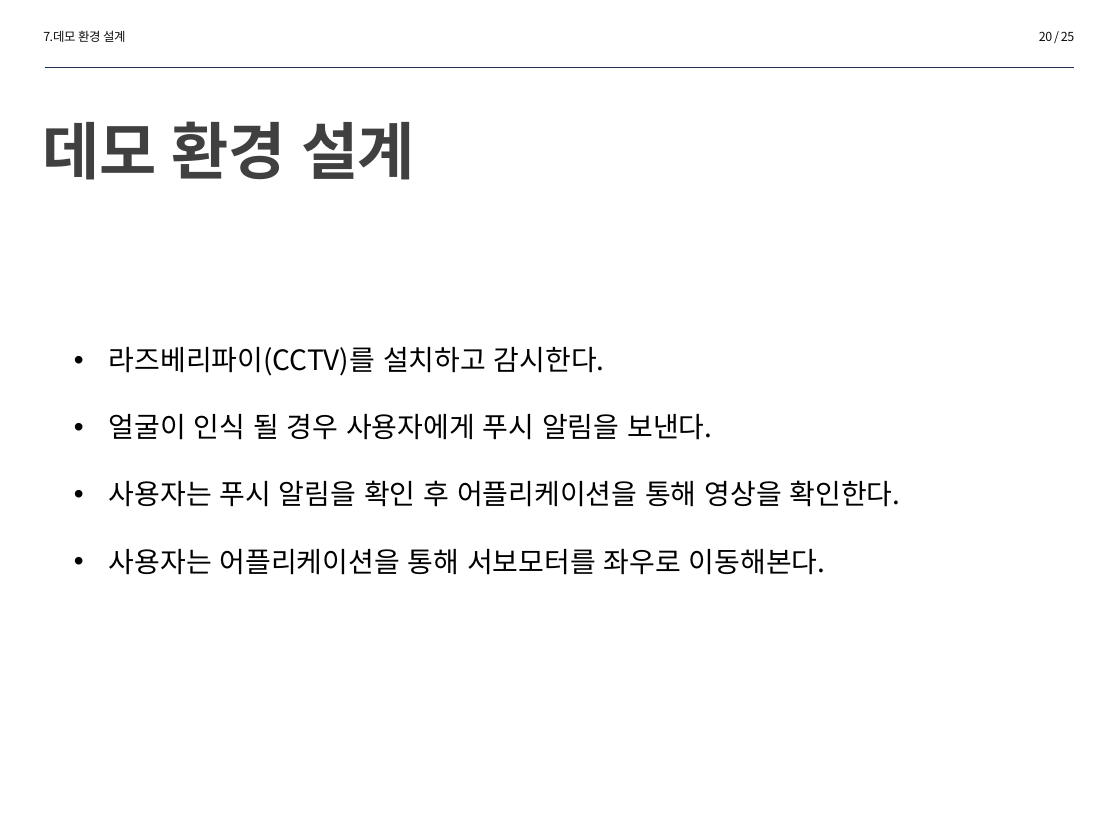
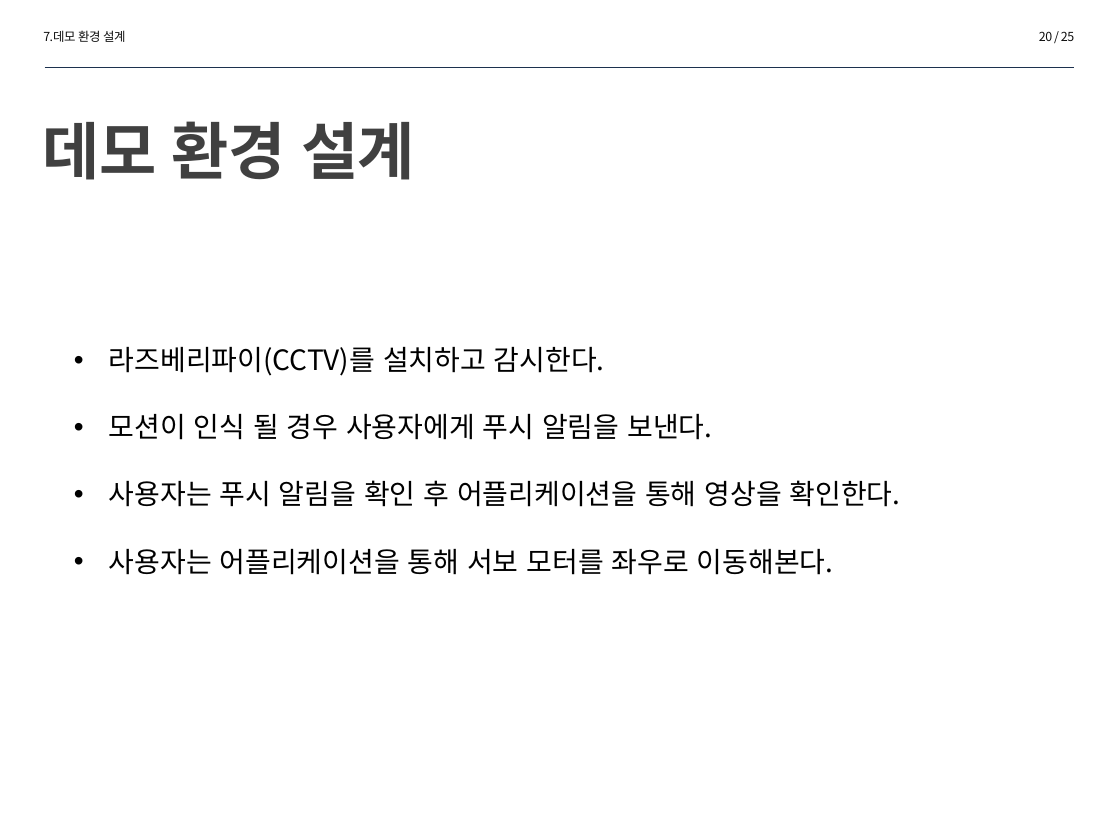
Before and after one commit to dlalscjf94/MinjeongLee, a slide deck: slide 20 of 설계서4-10(이민철,민준호,정재훈).pptx. Drawn at 1120x840 pixels with LibreOffice and Linux fonts; fonts in the diff are those of the drawing. Boxes give left, top, right and bottom in pixels: in the first picture for what was removed or moved away, otherwise in the second. Text is boxed around its words. In the diff, an @@ line names an element or a change of style, - is before the commit and + after.

Commit message:
설계
설계 변경사항

```diff
--- a/설계서4-10(이민철,민준호,정재훈).pptx
+++ b/설계서4-10(이민철,민준호,정재훈).pptx
@@ text at [109,414,712,440]: text changed @@
-• 얼굴이 인식 될 경우 사용자에게 푸시 알림을 보낸다.
+• 모션이 인식 될 경우 사용자에게 푸시 알림을 보낸다.
@@ text at [109,549,834,575]: spaces changed @@
-• 사용자는 어플리케이션을 통해 서보모터를 좌우로 이동해본다.
+• 사용자는 어플리케이션을 통해 서보 모터를 좌우로 이동해본다.
```
Also in this commit, not shown: 6 other slides changed, 7 slides added, 7 slides removed, 5 other files.
